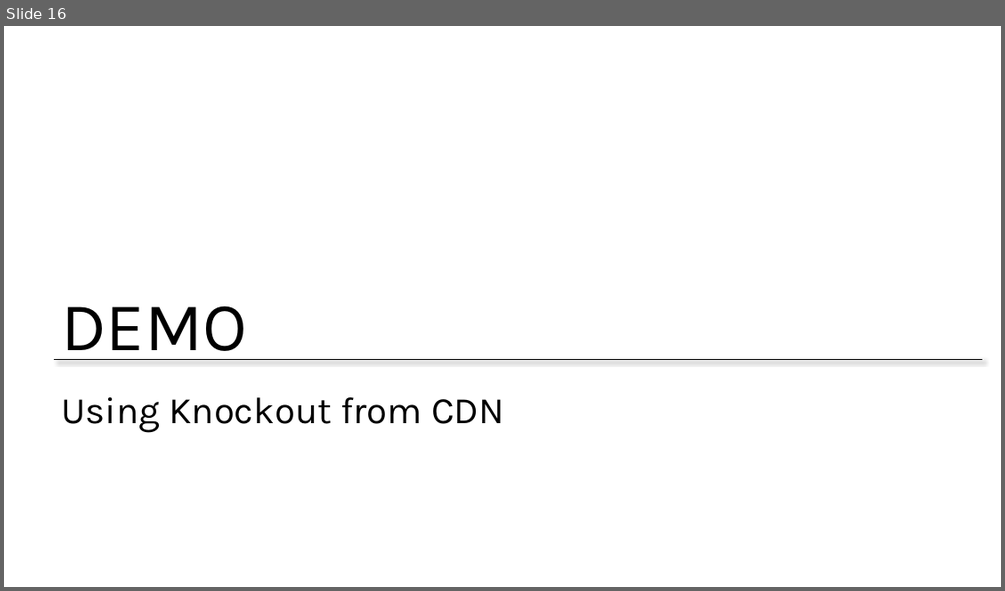
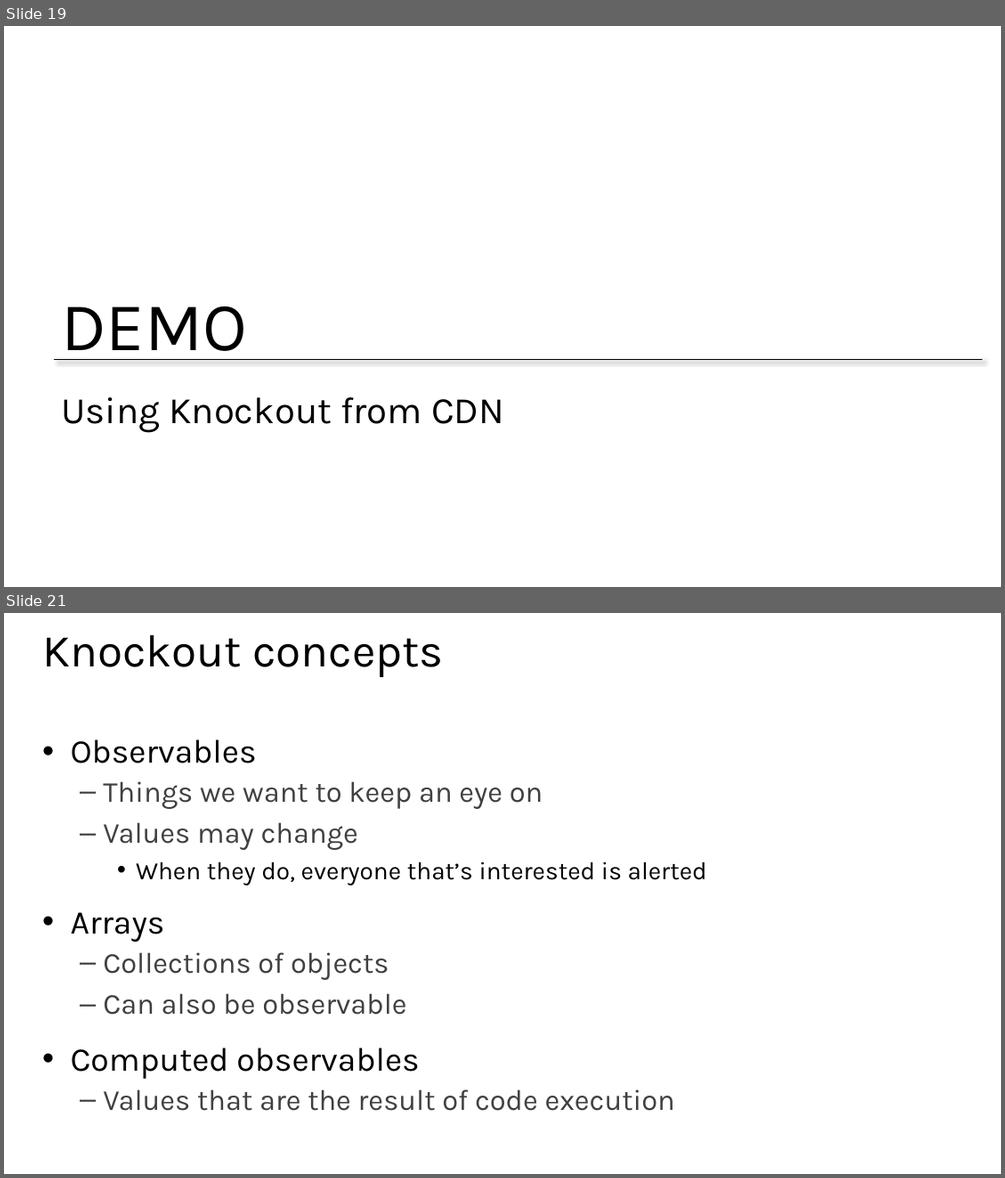
Before and after one commit to jongalloway/Knockout-MVA, a slide deck: Slides/1 - Introducing Knockout.pptx. Shown one above the other, each under a label of ours: slide 16 before the commit, slides 19 and 21 after it; the slides between them are not shown. The pictures are 1005x591 and 1005x1178 pixels, drawn with LibreOffice and Linux fonts; fonts in the diff are those of the drawing; background and template pictures are left out. Boxes give left, top, right and bottom in pixels: in the first picture for what was removed or moved away, otherwise in the second. Text is boxed around its words. In the diff, an @@ line names an element or a change of style, - is before the commit and + after.

```diff
--- a/Slides/1 - Introducing Knockout.pptx
+++ b/Slides/1 - Introducing Knockout.pptx
@@ slide 21 added at <box>4,613,1001,1174</box>, background #FFFFFF @@
@@ title added at <box>42,635,443,677</box>, 44 pt, text #000000 @@
+Knockout concepts
@@ text added at <box>71,739,707,1111</box>, 28 pt, text #404040 @@
+• Observables
+  – Things we want to keep an eye on
+  – Values may change
+    • When they do, everyone that’s interested is alerted
+• Arrays
+  – Collections of objects
+  – Can also be observable
+• Computed observables
+  – Values that are the result of code execution
@@ what was slide 16 is now slide 19 @@
```
Also in this commit, not shown: 2 slides changed, 8 other slides added, 4 slides removed, 1 other file.
